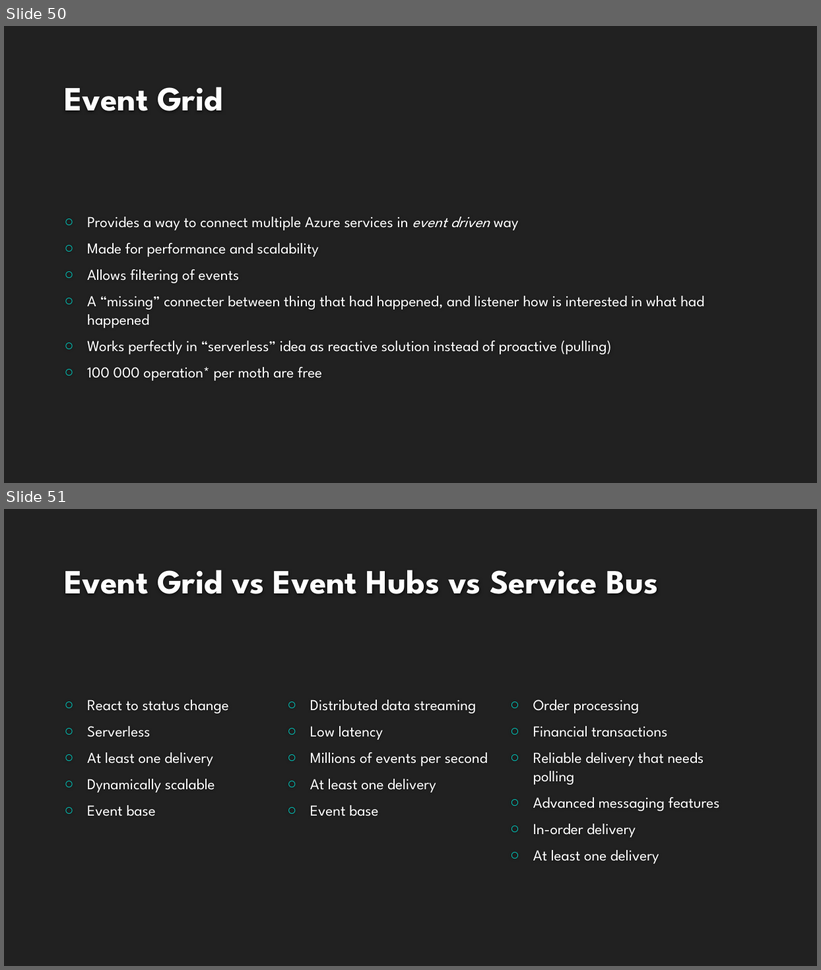
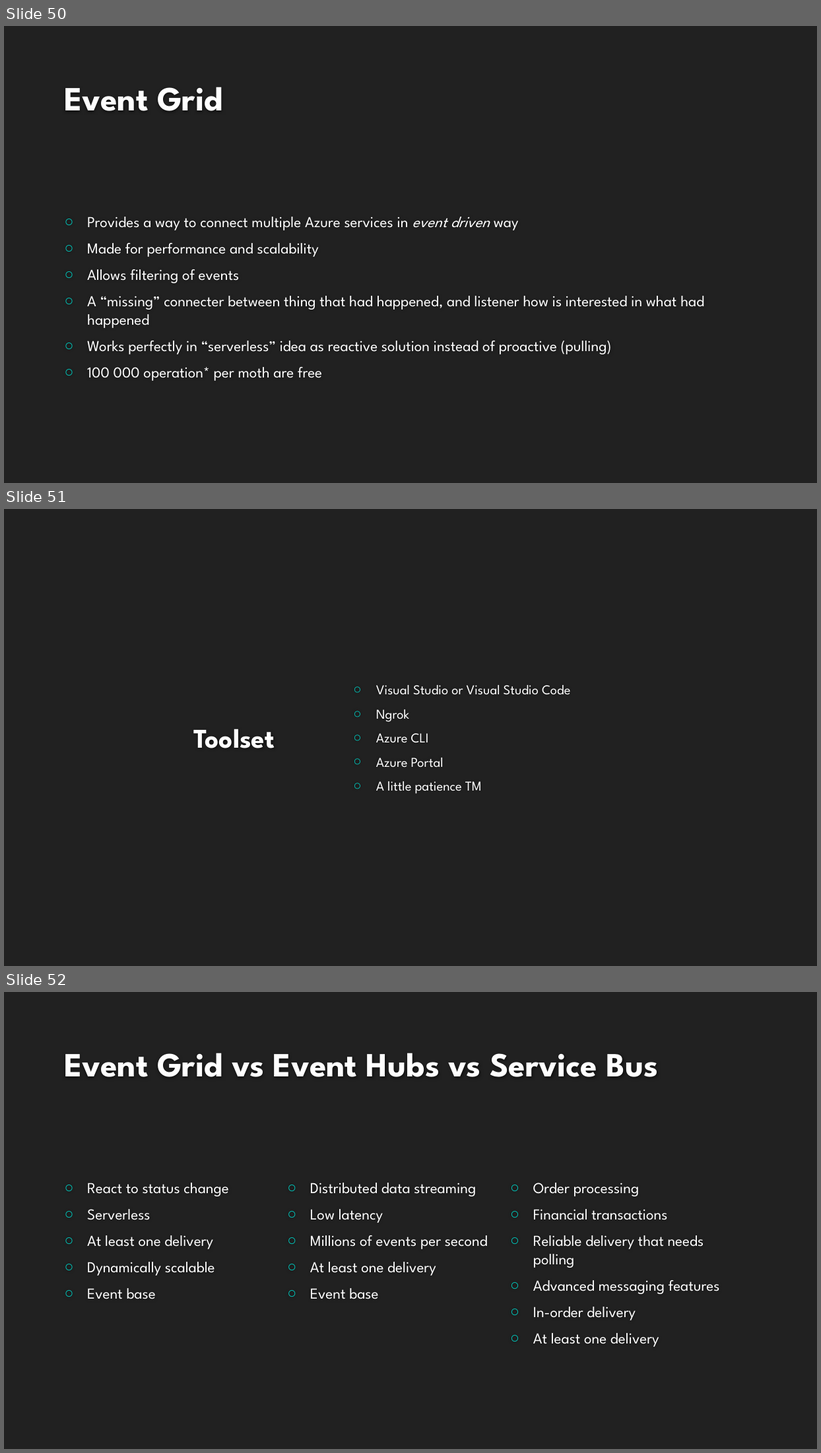
Before and after one commit to kamil-mrzyglod/Workshops, a slide deck: AzureDay2019/Developing services with Azure Functions.pptx. Shown one above the other, each under a label of ours: slides 50 and 51 before the commit, slides 50, 51 and 52 after it. The pictures are 821x970 and 821x1453 pixels, drawn with LibreOffice and Linux fonts; fonts in the diff are those of the drawing; background and template pictures are left out. Boxes give left, top, right and bottom in pixels: in the first picture for what was removed or moved away, otherwise in the second. Text is boxed around its words. In the diff, an @@ line names an element or a change of style, - is before the commit and + after.

```diff
--- a/AzureDay2019/Developing services with Azure Functions.pptx
+++ b/AzureDay2019/Developing services with Azure Functions.pptx
@@ slide 51 added at bbox=[4, 509, 817, 966], background #212121 @@
@@ text added at bbox=[376, 685, 570, 794], 16 pt, text #FFFFFF @@
+○ Visual Studio or Visual Studio Code
+○ Ngrok
+○ Azure CLI
+○ Azure Portal
+○ A little patience TM
@@ title added at bbox=[193, 729, 275, 749], 32 pt, text #FFFFFF, bold @@
+Toolset
@@ what was slide 51 is now slide 52 @@
```
Also in this commit, not shown: 4 slides changed, 3 other slides added, 25 other files.
